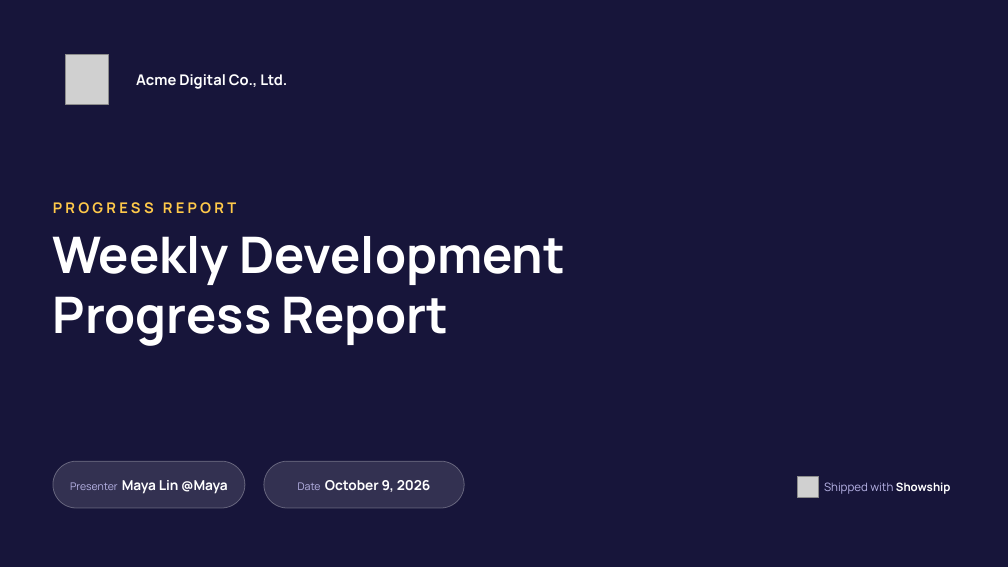
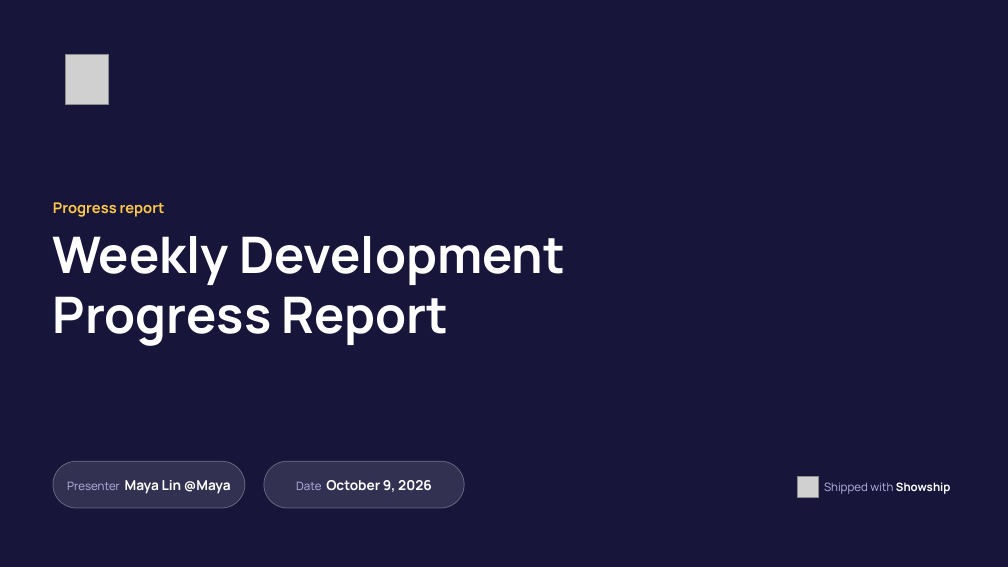
Before and after one commit to Soe-Moe/showship, a slide deck: slide 1 of docs/example-deck-showship.pptx. Drawn at 1008x567 pixels with LibreOffice and Linux fonts; fonts in the diff are those of the drawing; grey boxes stand for pictures; background and template pictures are left out. Boxes give left, top, right and bottom in pixels: in the first picture for what was removed or moved away, otherwise in the second. Text is boxed around its words. In the diff, an @@ line names an element or a change of style, - is before the commit and + after.

Commit message:
0.1.0-beta.10: deck layout checks, design rules, refreshed previews
- check_deck.js renders the deck and flags text near the edges or colliding
- lint_report.js enforces per-field text length limits
- design_rules.md: design rules for templates and decks
- timeline edge overflow, hollow attention cards, small text, tracked uppercase labels fixed
- make_previews.js regenerates docs images and example decks

```diff
--- a/docs/example-deck-showship.pptx
+++ b/docs/example-deck-showship.pptx
@@ text removed at <box>136,74,287,89</box> @@
-Acme Digital Co., Ltd.
@@ text at <box>53,202,165,217</box>: text changed @@
-PROGRESS REPORT
+Progress report
@@ text "Presenter Maya Lin @Maya" at <box>67,480,231,494</box>: size 10 to 11 pt in "Presenter" @@
@@ text "Date October 9, 2026" at <box>296,480,432,492</box>: size 10 to 11 pt in "Date" @@
```
Also in this commit, not shown: 10 other slides changed, 30 other files.
